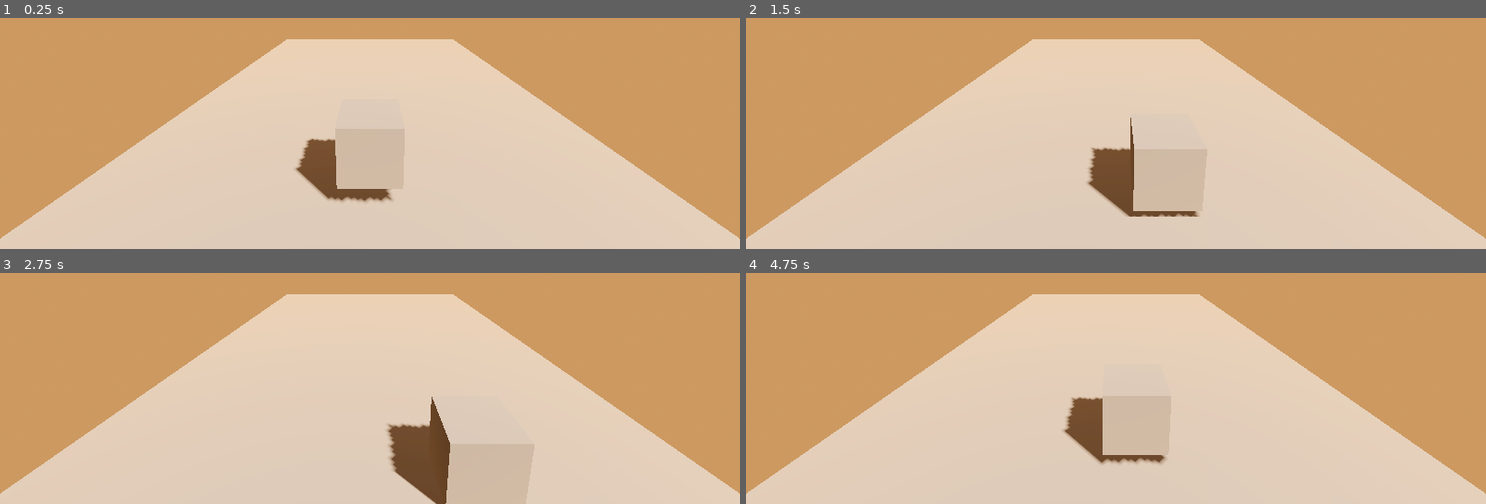
Above: before the commit, frames 1-4 (two rows, left to right).
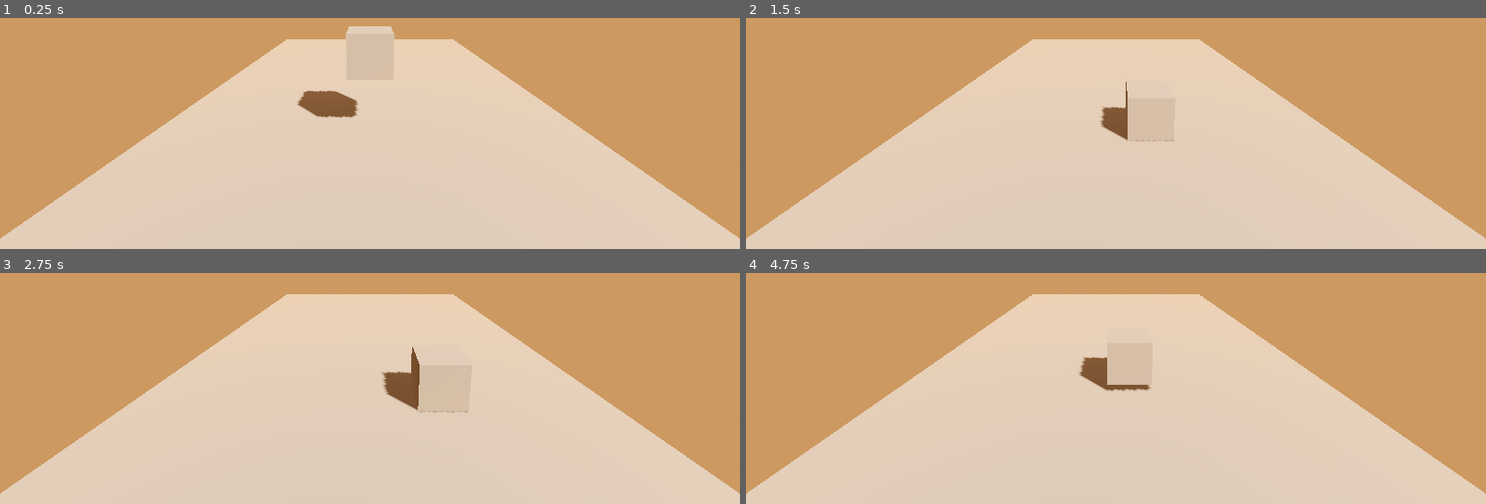
Above: after the commit, the same moments.

Repository: TheoM04/Car-Game
Game: Godot game, scene res://Main.tscn
The game is run twice, just before and just after one commit, with the same random seed, the same clock (stepped at 60 frames per second) and the same inputs.
Inputs (mouse positions are in pixels of both pictures, inside the frame that each line leads up to):
- Up to frame 1 (0.25 s): no input
- Up to frame 2 (1.5 s): tap Enter (ui_accept) at 0.5, 0.77 s; move the mouse to (1278, 20) at 0.52 s; hold Right (ui_right) 0.53-1.28 s; click (1278, 20) at 0.67 s; move the mouse to (968, 61) at 1.27 s; hold Down (ui_down) from 1.28 s (still down)
- Up to frame 3 (2.75 s): tap Enter (ui_accept) at 1.52 s; move the mouse to (outside the picture) at 2.02 s; release Down (ui_down) at 2.03 s; hold Right (ui_right) from 2.03 s (still down)
- Up to frame 4 (4.75 s): move the mouse to (1079, 379) at 2.77 s; release Right (ui_right) at 2.78 s; hold Up (ui_up) 2.78-3.53 s; click (1079, 379) at 2.92 s; tap Enter (ui_accept) at 3.02, 3.77, 4.52 s; move the mouse to (1338, 358) at 3.52 s; hold Left (ui_left) from 3.53 s (still down); move the mouse to (outside the picture) at 4.27 s

The runs differ from the first frame. In frame 1, 2.6% of the frame differs, in the area x 39-54%, y 3-80%; in frame 2, 2.1%; in frame 3, 3.1%, in the area x 51-64%, y 32-100%; in frame 4, 1.9%.

Commit message:
road segment scene in order to create infinite road by cloning the same segment and car scene with basic controls for testing

Diff:
--- a/Main.tscn
+++ b/Main.tscn
@@ -1,7 +1,7 @@
 [gd_scene format=3 uid="uid://dq0j8imbnan16"]
 
-[ext_resource type="PackedScene" uid="uid://cbhkuopky11b4" path="res://Scenes/Car.tscn" id="1_uu6xs"]
-[ext_resource type="PackedScene" uid="uid://dq2s6aajc6hpc" path="res://Scenes/BaseRoad.tscn" id="2_uu6xs"]
+[ext_resource type="PackedScene" uid="uid://cbhkuopky11b4" path="res://Scenes/Car.tscn" id="2_r0du0"]
+[ext_resource type="PackedScene" uid="uid://c6bflewqwbakr" path="res://Scenes/RoadSegment.tscn" id="2_uu6xs"]
 
 [sub_resource type="PhysicalSkyMaterial" id="PhysicalSkyMaterial_7dm0k"]
 
@@ -29,6 +29,9 @@
 transform = Transform3D(0.70710677, -0.49999997, 0.5, 0, 0.70710677, 0.7071068, -0.70710677, -0.49999997, 0.5, 0, 0, 0)
 shadow_enabled = true
 
-[node name="Car" parent="." unique_id=1579651371 instance=ExtResource("1_uu6xs")]
+[node name="Car" parent="." unique_id=989504744 instance=ExtResource("2_r0du0")]
+transform = Transform3D(5, 0, 0, 0, 5, 0, 0, 0, 5, 0, 10, 0)
 
-[node name="BaseRoad" parent="." unique_id=445168499 instance=ExtResource("2_uu6xs")]
+[node name="RoadManager" type="Node3D" parent="." unique_id=1919193127]
+
+[node name="BaseRoad" parent="RoadManager" unique_id=445168499 instance=ExtResource("2_uu6xs")]
--- a/Scenes/BaseRoad.tscn
+++ /dev/null
@@ -1,18 +0,0 @@
-[gd_scene format=3 uid="uid://dq2s6aajc6hpc"]
-
-[sub_resource type="BoxShape3D" id="BoxShape3D_he5dr"]
-
-[sub_resource type="BoxMesh" id="BoxMesh_yhutn"]
-
-[node name="BaseRoad" type="Node3D" unique_id=445168499]
-transform = Transform3D(50, 0, 0, 0, 1, 0, 0, 0, 100, 0, 0, 0)
-
-[node name="StaticBody3D" type="StaticBody3D" parent="." unique_id=977656716]
-
-[node name="CollisionShape3D" type="CollisionShape3D" parent="StaticBody3D" unique_id=746501100]
-shape = SubResource("BoxShape3D_he5dr")
-
-[node name="MeshInstance3D" type="MeshInstance3D" parent="StaticBody3D" unique_id=353881088]
-mesh = SubResource("BoxMesh_yhutn")
-
-[node name="Marker3D" type="Marker3D" parent="." unique_id=1639668128]
--- a/Scenes/Car.tscn
+++ b/Scenes/Car.tscn
@@ -2,20 +2,17 @@
 
 [ext_resource type="Script" uid="uid://beb1ibup5jao" path="res://Scripts/car.gd" id="1_1k6jk"]
 
-[sub_resource type="BoxShape3D" id="BoxShape3D_ig7tw"]
-size = Vector3(5, 5, 5)
+[sub_resource type="BoxShape3D" id="BoxShape3D_y2uan"]
 
-[sub_resource type="BoxMesh" id="BoxMesh_0xm2m"]
-size = Vector3(5, 5, 5)
+[sub_resource type="BoxMesh" id="BoxMesh_gvgjh"]
 
-[node name="Car" type="CharacterBody3D" unique_id=1579651371]
+[node name="Car" type="CharacterBody3D" unique_id=989504744]
 physics_interpolation_mode = 1
+transform = Transform3D(5, 0, 0, 0, 5, 0, 0, 0, 5, 0, 0, 0)
 script = ExtResource("1_1k6jk")
 
-[node name="CollisionShape3D" type="CollisionShape3D" parent="." unique_id=457349200]
-transform = Transform3D(1, 0, 0, 0, 1, 0, 0, 0, 1, 0, 5, 10)
-shape = SubResource("BoxShape3D_ig7tw")
+[node name="CollisionShape3D" type="CollisionShape3D" parent="." unique_id=1057158326]
+shape = SubResource("BoxShape3D_y2uan")
 
-[node name="MeshInstance3D" type="MeshInstance3D" parent="." unique_id=751228690]
-transform = Transform3D(1, 0, 0, 0, 1, 0, 0, 0, 1, 0, 5, 10)
-mesh = SubResource("BoxMesh_0xm2m")
+[node name="MeshInstance3D" type="MeshInstance3D" parent="." unique_id=1173139905]
+mesh = SubResource("BoxMesh_gvgjh")
--- /dev/null
+++ b/Scenes/RoadSegment.tscn
@@ -0,0 +1,19 @@
+[gd_scene format=3 uid="uid://c6bflewqwbakr"]
+
+[sub_resource type="BoxMesh" id="BoxMesh_yhutn"]
+
+[sub_resource type="BoxShape3D" id="BoxShape3D_e8qss"]
+
+[node name="BaseRoad" type="Node3D" unique_id=445168499]
+transform = Transform3D(50, 0, 0, 0, 1, 0, 0, 0, 100, 0, 0, 0)
+
+[node name="MeshInstance3D" type="MeshInstance3D" parent="." unique_id=353881088]
+mesh = SubResource("BoxMesh_yhutn")
+
+[node name="ExitPoint" type="Marker3D" parent="." unique_id=1639668128]
+transform = Transform3D(1, 0, 0, 0, 1, 0, 0, 0, 1, 0, 0, 0.5)
+
+[node name="StaticBody3D" type="StaticBody3D" parent="." unique_id=629134594]
+
+[node name="CollisionShape3D" type="CollisionShape3D" parent="StaticBody3D" unique_id=201586486]
+shape = SubResource("BoxShape3D_e8qss")
--- a/project.godot
+++ b/project.godot
@@ -14,11 +14,6 @@
 run/main_scene="uid://dq0j8imbnan16"
 config/features=PackedStringArray("4.6", "Mobile")
 
-[editor]
-
-version_control/plugin_name="GitPlugin"
-version_control/autoload_on_startup=true
-
 [editor_plugins]
 
 enabled=PackedStringArray("res://addons/cmd_console/plugin.cfg")
